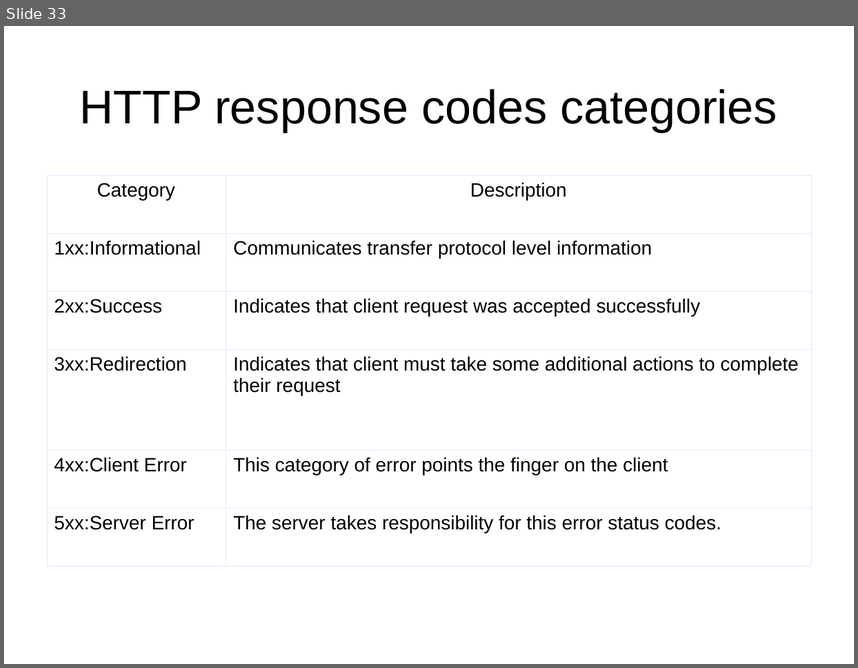
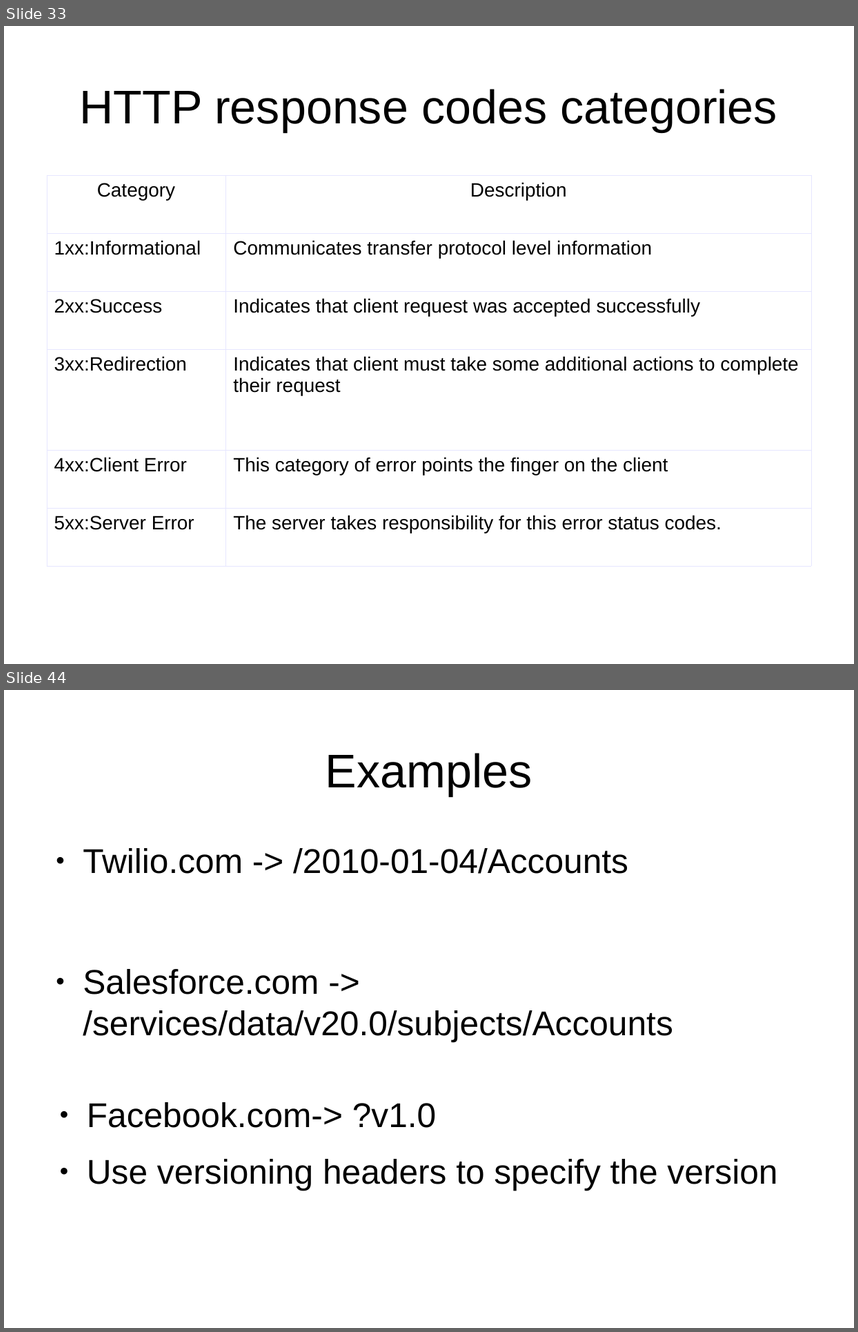
Before and after one commit to netzu/rest-presentation, a slide deck: RestfulFundaments.odp. Shown one above the other, each under a label of ours: slide 33 before the commit, slides 33 and 44 after it; the slides between them are not shown. The pictures are 858x668 and 858x1332 pixels, drawn with LibreOffice and Linux fonts; fonts in the diff are those of the drawing. Boxes give left, top, right and bottom in pixels: in the first picture for what was removed or moved away, otherwise in the second. Text is boxed around its words. In the diff, an @@ line names an element or a change of style, - is before the commit and + after.

```diff
--- a/RestfulFundaments.odp
+++ b/RestfulFundaments.odp
@@ slide 44 added at (x1=4, y1=690, x2=854, y2=1328), background #FFFFFF @@
@@ title added at (x1=326, y1=753, x2=533, y2=796), 44 pt, text #000000 @@
+Examples
@@ text added at (x1=83, y1=848, x2=628, y2=874), 32 pt, text #000000 @@
+● Twilio.com -> /2010-01-04/Accounts
@@ text added at (x1=83, y1=969, x2=673, y2=1042), 32 pt, text #000000 @@
+● Salesforce.com -> /services/data/v20.0/subjects/Accounts
@@ text added at (x1=87, y1=1102, x2=777, y2=1190), 32 pt, text #000000 @@
+● Facebook.com-> ?v1.0
+● Use versioning headers to specify the version
```
Also in this commit, not shown: 2 slides changed, 16 other slides added, 1 other file.
